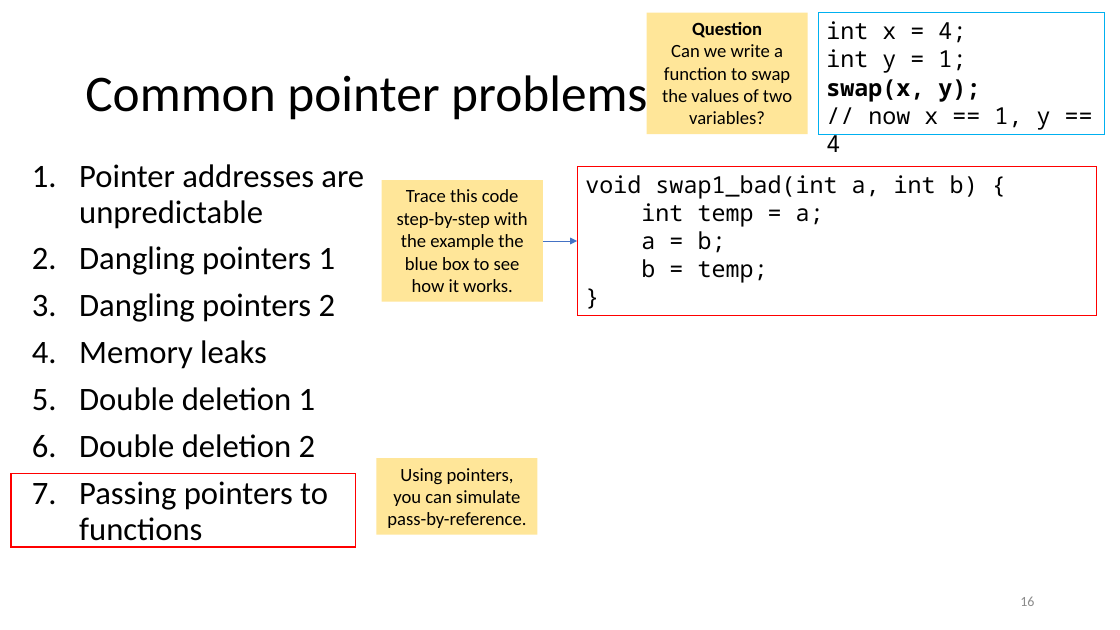
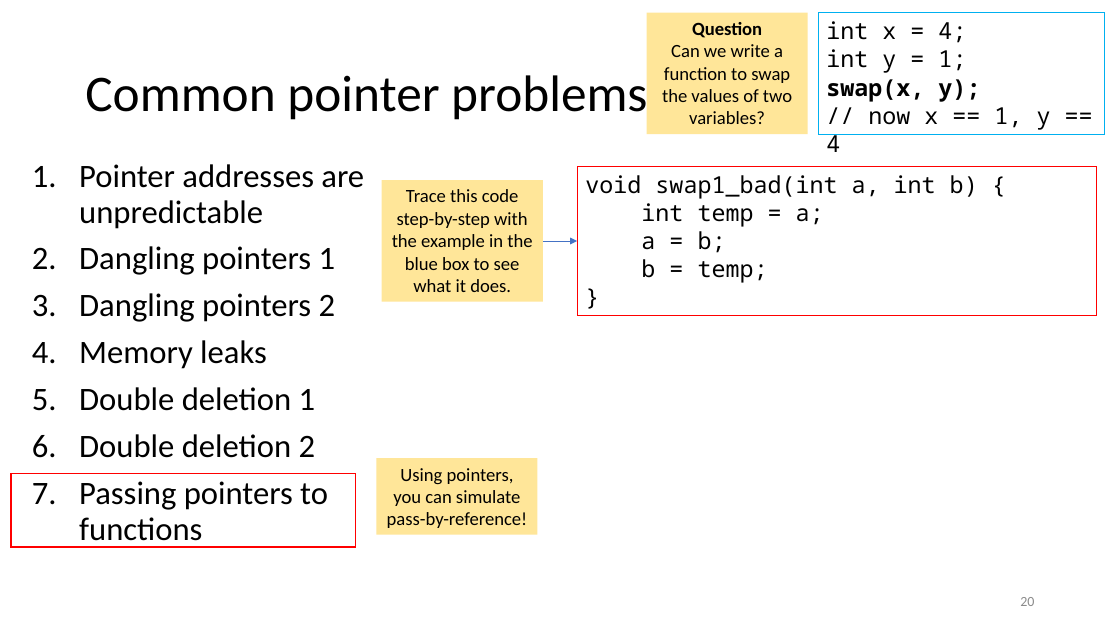
Before and after one commit to tjd1234/cmpt135spring2024, a slide deck: slide 20 of sample_code/week4/week4_cmpt135.pptx (slide 16 before the commit). Drawn at 1120x630 pixels with LibreOffice and Linux fonts; fonts in the diff are those of the drawing. Boxes give left, top, right and bottom in pixels: in the first picture for what was removed or moved away, otherwise in the second. Text is boxed around its words. In the diff, an @@ line names an element or a change of style, - is before the commit and + after.

```diff
--- a/sample_code/week4/week4_cmpt135.pptx
+++ b/sample_code/week4/week4_cmpt135.pptx
@@ text in rectangle at (392, 189, 532, 292): text changed @@
-Trace this code step-by-step with the example the blue box to see how it works.
+Trace this code step-by-step with the example in the blue box to see what it does.
@@ text in rectangle at (387, 468, 528, 528): text changed @@
-Using pointers, you can simulate pass-by-reference.
+Using pointers, you can simulate pass-by-reference!
@@ page number at (1020, 597, 1034, 606): text changed @@
-16
+20
```
Also in this commit, not shown: 19 other slides changed, 7 slides added, 1 slide removed, 1 other file.
